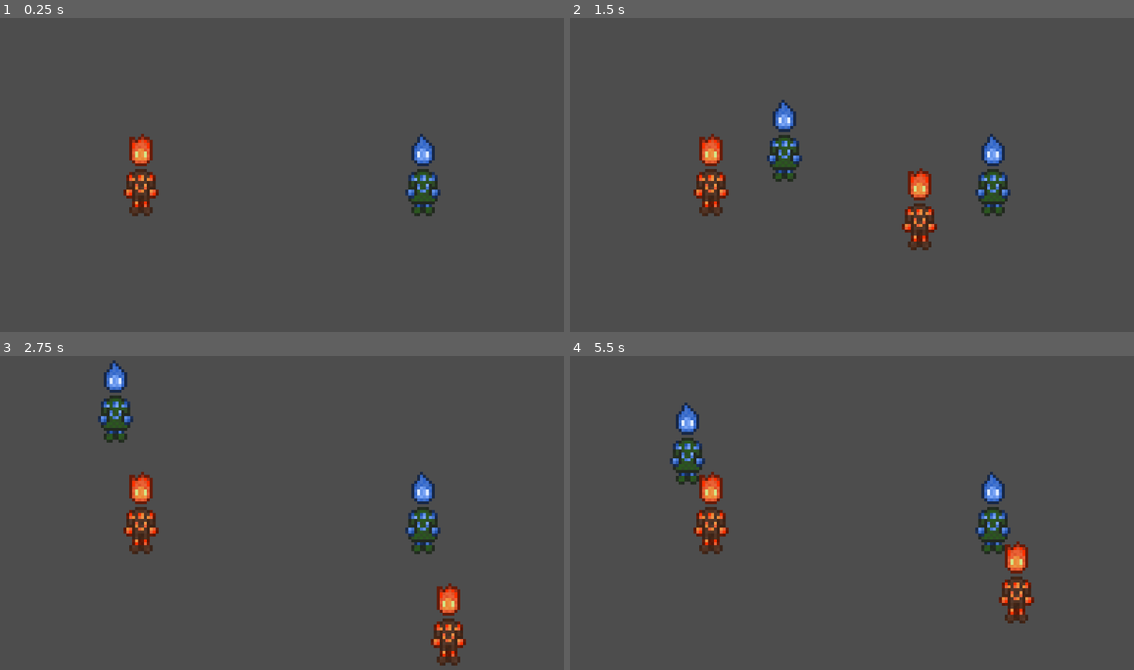
Above: before the commit, frames 1-4 (two rows, left to right).
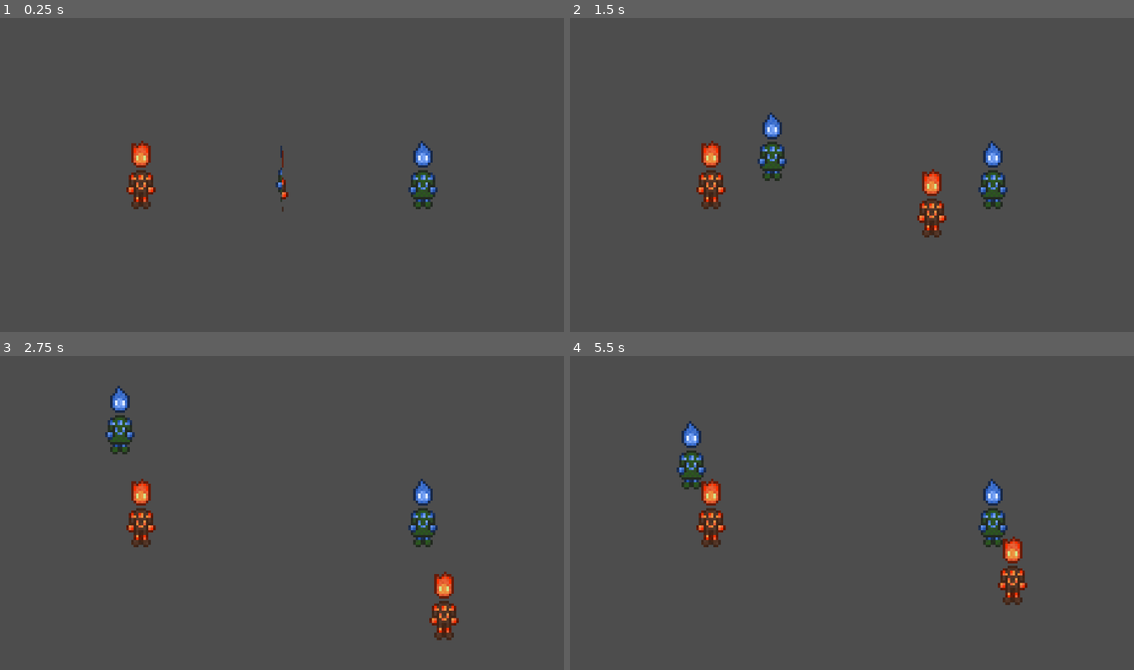
Above: after the commit, the same moments.

Repository: AdamaNII/Teknikuge-Projekt
Game: Godot game, scene res://node_2d.tscn
Two runs of this game, one before a commit and one after it. Both use one fixed random seed, a clock stepped at 60 frames per second and the inputs below.
Inputs:
- Up to frame 1 (0.25 s): no input
- Up to frame 2 (1.5 s): tap Enter at 0.5 s; hold D (fire_move_right) 0.53-1.28 s; hold S (fire_move_down) from 1.28 s (still down)
- Up to frame 3 (2.75 s): release S (fire_move_down) at 2.03 s; hold D (fire_move_right) from 2.03 s (still down)
- Up to frame 4 (5.5 s): release D (fire_move_right) at 2.78 s; hold W (fire_move_up) 2.78-3.53 s; hold A (fire_move_left) 3.53-5.03 s; tap Space at 4.25 s; tap Enter at 5 s; hold S (fire_move_down) from 5.03 s (still down)

The runs differ from the first frame. In frame 1, 1.7% of the frame differs, in the area x 21-79%, y 36-64%; in frame 2, 4.0%, in the area x 21-79%, y 26-74%; in frame 3, 3.8%; in frame 4, 3.6%.

Commit message:
Update node_2d.tscn

Diff:
--- a/node_2d.tscn
+++ b/node_2d.tscn
@@ -26,7 +26,7 @@
 render_target_update_mode = 4
 
 [node name="Camera2D" type="Camera2D" parent="CanvasLayer/SubViewportContainer/SubViewport"]
-zoom = Vector2(6, 6)
+zoom = Vector2(5, 5)
 
 [node name="World" type="Node2D" parent="CanvasLayer/SubViewportContainer/SubViewport"]
 
@@ -54,4 +54,4 @@
 render_target_update_mode = 4
 
 [node name="Camera2D" type="Camera2D" parent="CanvasLayer/SubViewportContainer2/SubViewport"]
-zoom = Vector2(6, 6)
+zoom = Vector2(5, 5)
